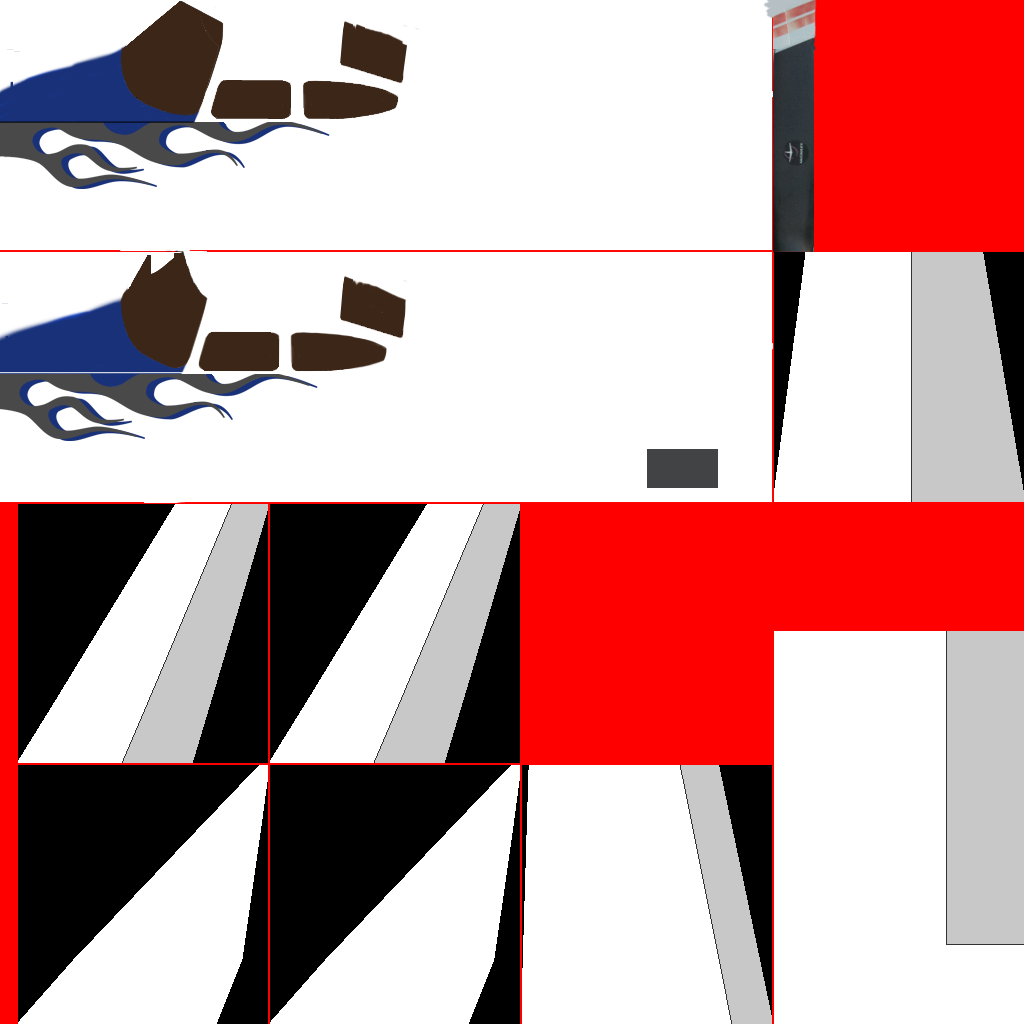
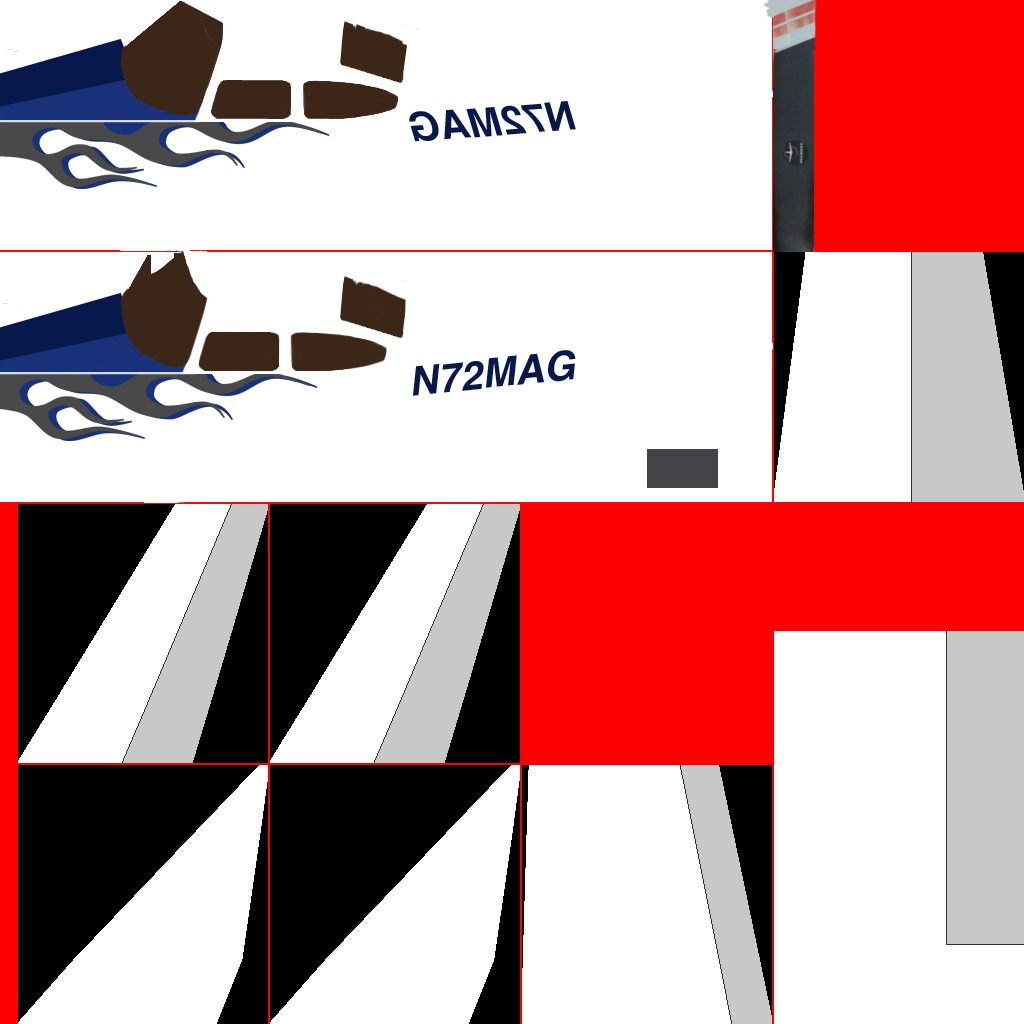
Layered file, before and after one edit (1024×1024). Changes by layer:
renamed "Shape 2" to "White pinstripe R", blend luminosity → normal, moved it above "White pinstripe L", painted on it over [0, 120, 200, 123]
renamed "Shape 3 copy" to "White pinstripe L", painted on it over [0, 373, 196, 375]
painted on "Gray flame R" over [9, 81, 13, 114]
painted on "Blue flame R" over [17, 83, 20, 103]
added layer "N72MAG copy" above "N72MAG" over [409, 101, 576, 142]
added layer "N72MAG" above "Blue flame L" over [413, 350, 576, 396]
painted on "Blue flame L" over [5, 335, 8, 360]
added layer "Nacelle dark" above "Nacelle dark 2" over [0, 292, 128, 361]
added layer "Nacelle dark 2" above "Nacelle" over [0, 38, 131, 107]
painted on "Nacelle" over [0, 63, 153, 115]
